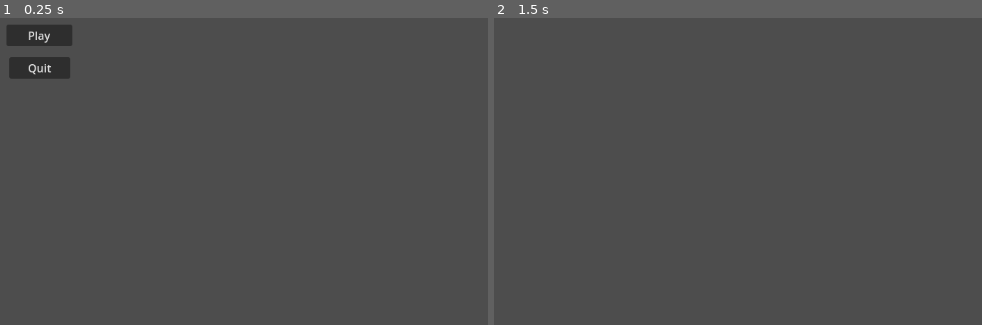
Above: before the commit, frames 1-2 (left to right).
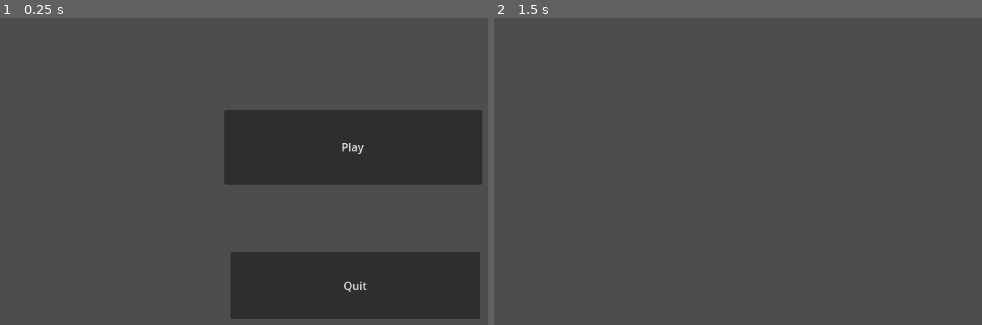
Above: after the commit, the same moments.

Repository: MrP29/Bird_Climb
Game: Godot game, scene res://Scenes/main.tscn
The game is run twice, just before and just after one commit, with the same random seed, the same clock (stepped at 60 frames per second) and the same inputs. Before the commit the project has no main scene; this scene is started directly in both runs.
Inputs:
- Up to frame 1 (0.25 s): no input
- Up to frame 2 (1.5 s): click "Play" at 0.5 s; tap Enter at 1.25 s

The runs differ from the first frame. In frame 1, 26% of the frame differs, in the area x 1-99%, y 2-99%; in frame 2, nothing differs.

Commit message:
Add floor in the world scene

Diff:
--- a/Scenes/main.tscn
+++ b/Scenes/main.tscn
@@ -6,17 +6,17 @@
 script = ExtResource("1_jonv2")
 
 [node name="Play" type="Button" parent="."]
-offset_left = 67.0
-offset_top = 24.0
-offset_right = 162.0
-offset_bottom = 52.0
+offset_left = 381.0
+offset_top = 147.0
+offset_right = 753.0
+offset_bottom = 255.0
 text = "Play"
 
 [node name="Quit" type="Button" parent="."]
-offset_left = 71.0
-offset_top = 71.0
-offset_right = 159.0
-offset_bottom = 96.0
+offset_left = 390.0
+offset_top = 352.0
+offset_right = 750.0
+offset_bottom = 449.0
 text = "Quit"
 
 [connection signal="pressed" from="Play" to="." method="_on_play_pressed"]
--- a/Scenes/world.tscn
+++ b/Scenes/world.tscn
@@ -1,3 +1,29 @@
-[gd_scene format=3 uid="uid://ckn26d374j1vt"]
+[gd_scene load_steps=4 format=3 uid="uid://5b30wi4hk4v"]
+
+[ext_resource type="PackedScene" uid="uid://4dost22ghnuw" path="res://Scenes/player.tscn" id="1_4ngfk"]
+
+[sub_resource type="RectangleShape2D" id="RectangleShape2D_ui5ly"]
+size = Vector2(1081, 43.5)
+
+[sub_resource type="RectangleShape2D" id="RectangleShape2D_j148a"]
+size = Vector2(43, 425.75)
 
 [node name="World" type="Node2D"]
+
+[node name="Player" parent="." instance=ExtResource("1_4ngfk")]
+position = Vector2(100, -33)
+
+[node name="StaticBody2D" type="StaticBody2D" parent="."]
+position = Vector2(78, 113)
+
+[node name="CollisionShape2D" type="CollisionShape2D" parent="StaticBody2D"]
+position = Vector2(498.5, 421)
+shape = SubResource("RectangleShape2D_ui5ly")
+
+[node name="CollisionShape2D2" type="CollisionShape2D" parent="StaticBody2D"]
+position = Vector2(-35, 190)
+shape = SubResource("RectangleShape2D_j148a")
+
+[node name="CollisionShape2D3" type="CollisionShape2D" parent="StaticBody2D"]
+position = Vector2(1047, 192)
+shape = SubResource("RectangleShape2D_j148a")
--- a/project.godot
+++ b/project.godot
@@ -11,7 +11,8 @@
 [application]
 
 config/name="Bird_Travel"
-config/features=PackedStringArray("4.1", "Mobile")
+run/main_scene="res://Scenes/main.tscn"
+config/features=PackedStringArray("4.2", "Mobile")
 config/icon="res://icon.svg"
 
 [rendering]
